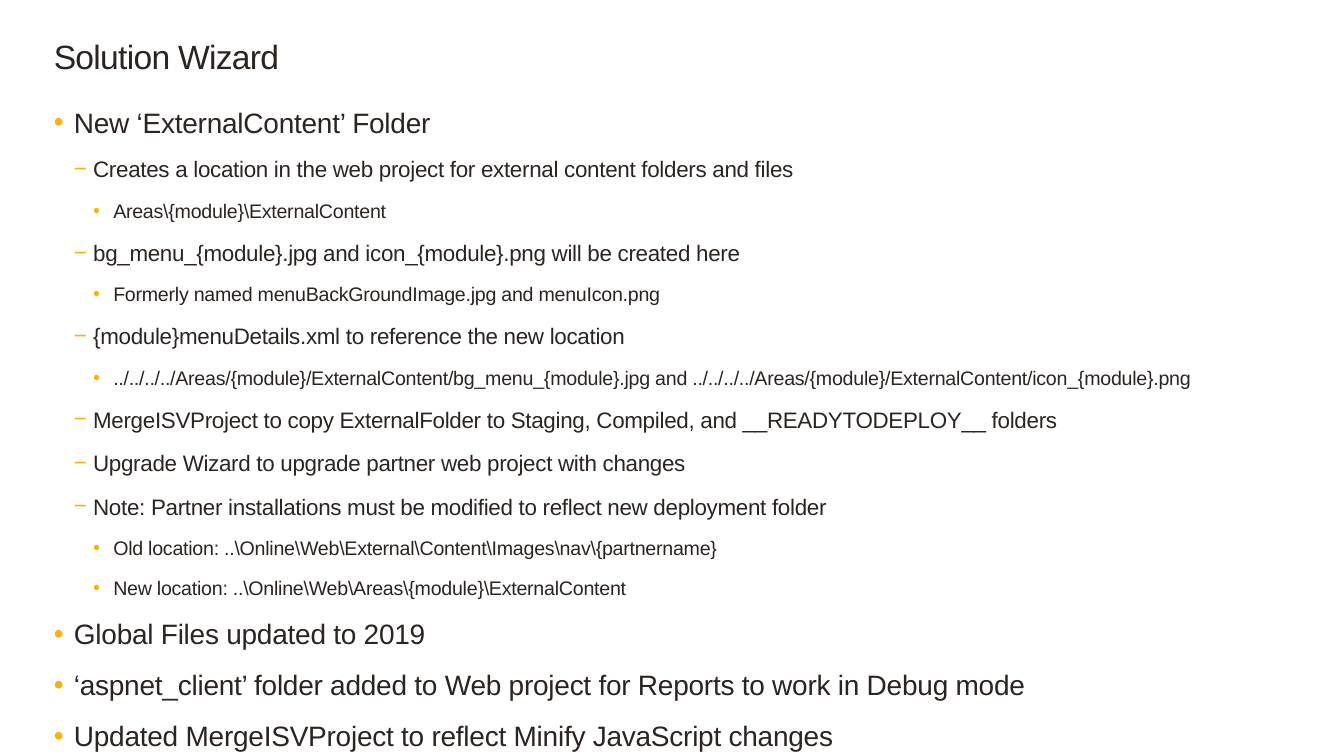
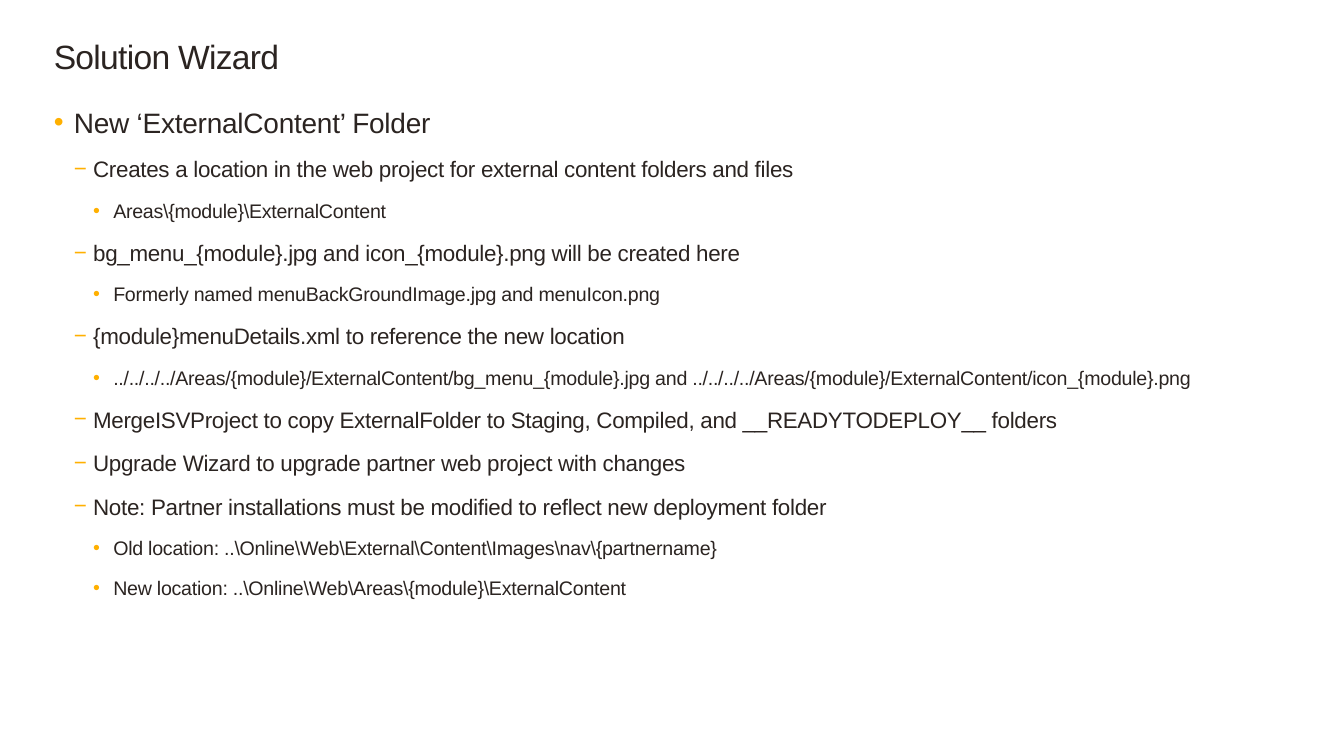
Before and after one commit to SageNADev/Sage300-SDK, a slide deck: slide 4 of docs/presentations/Sage300SDK_2019WebSDKOverview.pptx. Drawn at 1344x756 pixels with LibreOffice and Linux fonts; fonts in the diff are those of the drawing; background and template pictures are left out. Boxes give left, top, right and bottom in pixels: in the first picture for what was removed or moved away, otherwise in the second. Text is boxed around its words. In the diff, an @@ line names an element or a change of style, - is before the commit and + after.

```diff
--- a/docs/presentations/Sage300SDK_2019WebSDKOverview.pptx
+++ b/docs/presentations/Sage300SDK_2019WebSDKOverview.pptx
@@ text at box(74, 623, 1025, 751): paragraphs removed @@
-  • Global Files updated to 2019
-  • ‘aspnet_client’ folder added to Web project for Reports to work in Debug mode
-  • Updated MergeISVProject to reflect Minify JavaScript changes
```
Also in this commit, not shown: 6 other slides changed, 1 slide added, 4 other files.
